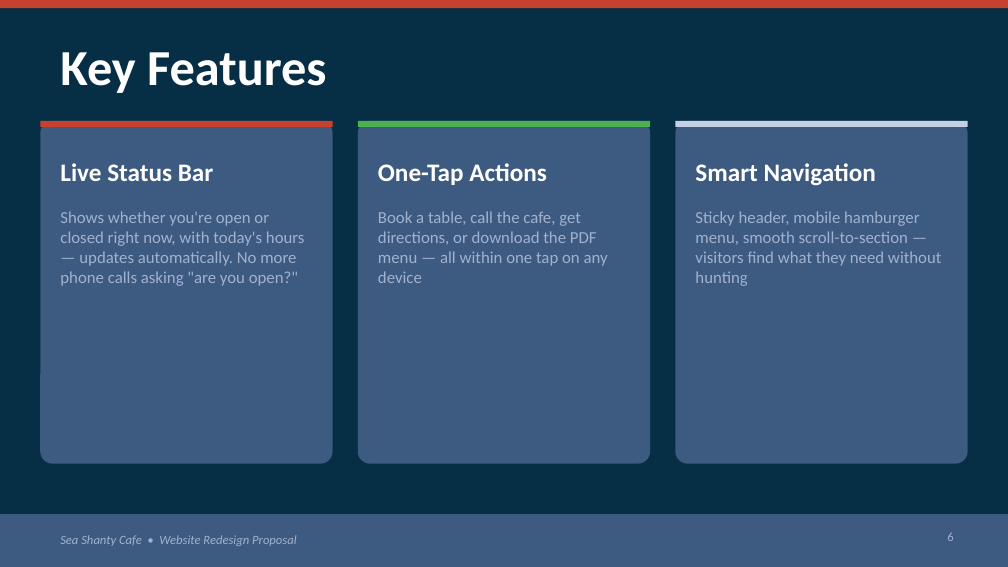
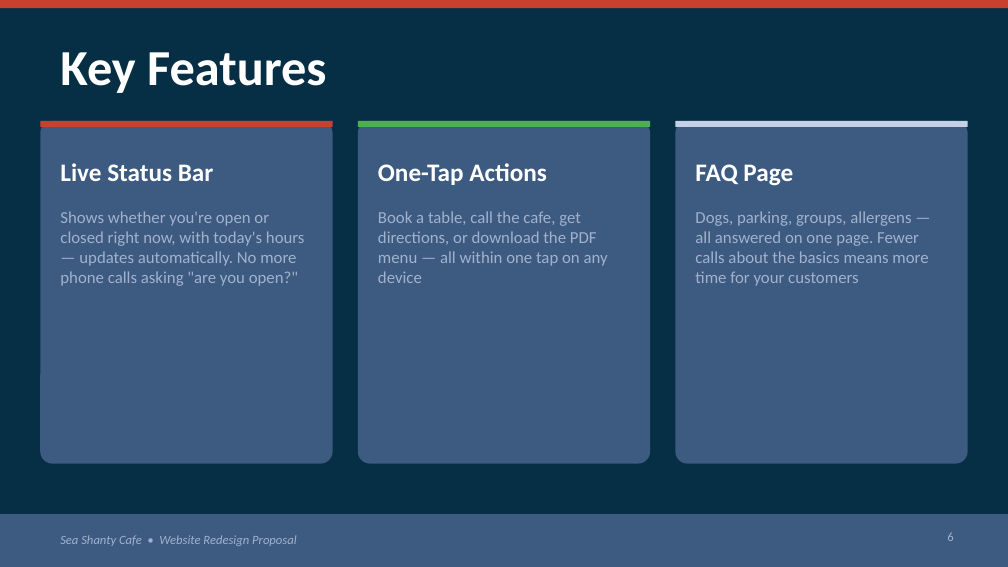
Before and after one commit to maxwalsh0-ctrl/seashantyredesign, a slide deck: slide 6 of SeaShanty_Redesign_Pitch.pptx. Drawn at 1008x567 pixels with LibreOffice and Linux fonts; fonts in the diff are those of the drawing. Boxes give left, top, right and bottom in pixels: in the first picture for what was removed or moved away, otherwise in the second. Text is boxed around its words. In the diff, an @@ line names an element or a change of style, - is before the commit and + after.

```diff
--- a/SeaShanty_Redesign_Pitch.pptx
+++ b/SeaShanty_Redesign_Pitch.pptx
@@ text at (695, 164, 793, 186): text changed @@
-Smart Navigation
+FAQ Page
@@ text at (695, 211, 928, 286): text changed @@
-Sticky header, mobile hamburger menu, smooth scroll-to-section — visitors find what they need without hunting
+Dogs, parking, groups, allergens — all answered on one page. Fewer calls about the basics means more time for your customers
```
Also in this commit, not shown: 1 other slide changed.
